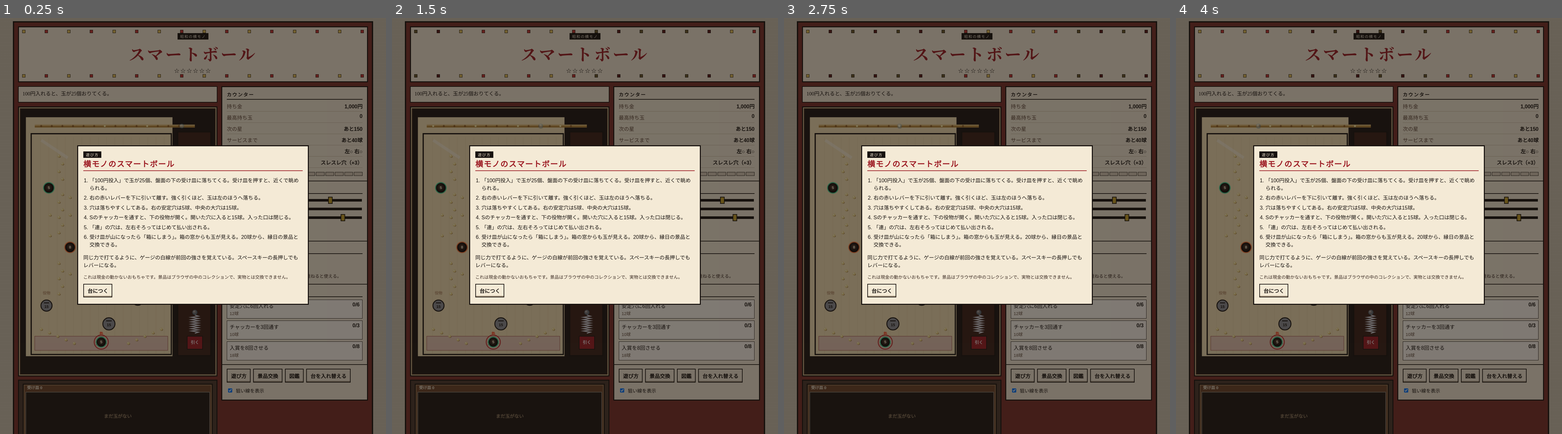
Above: before the commit, frames 1-4 (left to right).
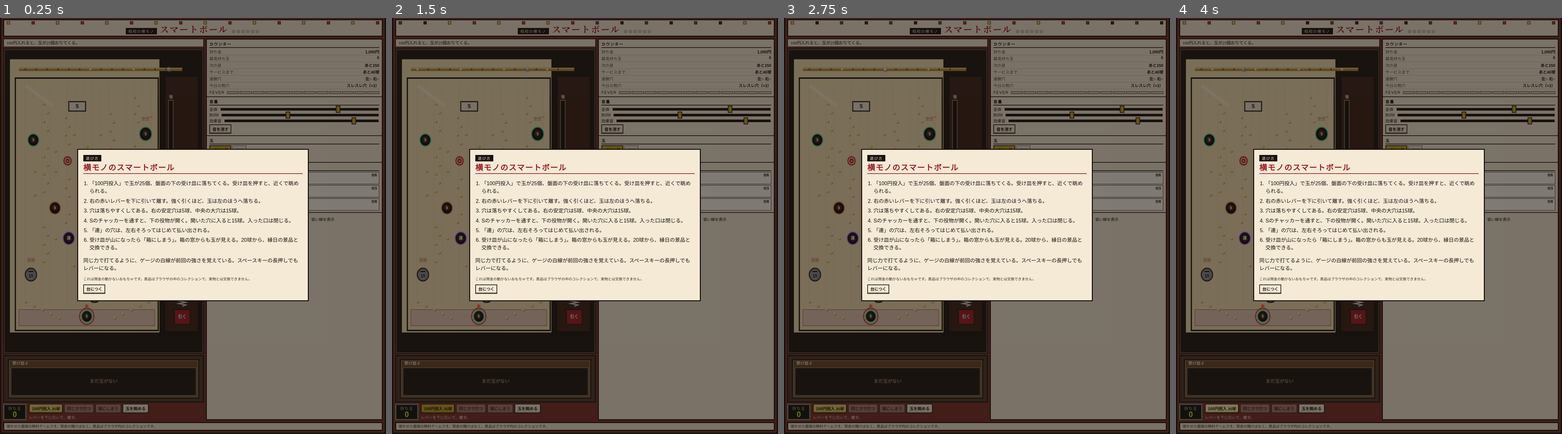
Above: after the commit, the same moments.

Repository: makimaki510151/SmartBall
Game: browser game, page index.html
The game is run twice, just before and just after one commit, with the same random seed, the same clock (stepped at 60 frames per second) and the same inputs.
Inputs (mouse positions are in pixels of both pictures, inside the frame that each line leads up to; where the layout moved, square brackets give the same spot in the first picture):
- Up to frame 1 (0.25 s): no input
- Up to frame 2 (1.5 s): click (496, 201) [507, 242] at 0.27 s; hold Down 1.03-1.3 s; tap Space at 1.1 s; hold Left from 1.35 s (still down)
- Up to frame 3 (2.75 s): tap Space at 1.6, 2.1, 2.6 s; release Left at 1.92 s; hold Up 1.97-2.27 s; hold Up 2.32-2.55 s; hold Left from 2.6 s (still down)
- Up to frame 4 (4 s): release Left at 3.03 s; hold Down 3.08-3.42 s; tap Space at 3.1, 3.6 s; hold Down 3.47-3.73 s; hold Left from 3.78 s (still down)

The runs differ from the first frame. In frame 1, 39% of the frame differs, in the area x 0-100%, y 0-100%; in frame 2, 39%; in frame 3, 39%; in frame 4, 39%.

Commit message:
Fit the cabinet into one viewport without page scrolling.
The board, tray, and side plate scale with the window height, and the playfield column stays the width of the board.

Co-authored-by: 巻巻 <makimaki510151@users.noreply.github.com>

Diff:
--- a/css/style.css
+++ b/css/style.css
@@ -10,11 +10,14 @@
 
 * { box-sizing: border-box; }
 
-html, body { overflow-x: hidden; }
+html, body {
+  height: 100%;
+  overflow: hidden;
+}
 
 body {
   margin: 0;
-  min-height: 100vh;
+  height: 100dvh;
   color: var(--ink);
   background-color: #cfc6b2;
   background-image: repeating-linear-gradient(
@@ -32,7 +35,8 @@
   border-radius: 0;
   background: var(--paper);
   color: var(--ink);
-  padding: 0.45rem 0.7rem;
+  padding: 0.22rem 0.45rem;
+  font-size: 0.78rem;
   font-weight: 700;
   box-shadow: inset 0 -3px 0 #a89880;
 }
@@ -47,18 +51,30 @@
 button:focus-visible, input:focus-visible { outline: 2px solid var(--stamp); outline-offset: 2px; }
 
 .app {
-  width: min(1120px, calc(100% - 20px));
-  margin: 16px auto 28px;
-  padding: 12px;
+  width: 100%;
+  height: 100dvh;
+  margin: 0;
+  padding: 6px;
+  display: flex;
+  flex-direction: column;
+  overflow: hidden;
   background: var(--enamel);
   border: 4px solid var(--ink);
 }
 
 .sign {
-  text-align: center;
-  padding: 8px 10px 12px;
-  background: var(--paper);
-  border: 3px solid var(--ink);
+  flex: none;
+  padding: 3px 8px 4px;
+  background: var(--paper);
+  border: 3px solid var(--ink);
+}
+
+.sign-copy {
+  display: flex;
+  align-items: baseline;
+  justify-content: center;
+  gap: 10px;
+  min-width: 0;
 }
 
 .bulb-row { display: flex; justify-content: space-between; gap: 6px; }
@@ -85,37 +101,67 @@
 }
 
 h1 {
-  margin: 6px 0 0;
+  margin: 0;
   font-family: "Shippori Mincho", "Yu Mincho", "Noto Serif CJK JP", serif;
-  font-size: clamp(2rem, 5vw, 3.2rem);
+  font-size: clamp(1.15rem, 2.6vh, 1.7rem);
   font-weight: 700;
   letter-spacing: 0.12em;
+  line-height: 1.1;
   color: var(--stamp);
 }
 
-.stars { margin: 4px 0 0; color: var(--ink); letter-spacing: 0.22em; }
+.stars { margin: 0; color: var(--ink); letter-spacing: 0.16em; font-size: 0.8rem; }
 
 .layout {
-  display: grid;
-  grid-template-columns: minmax(0, 620px) minmax(260px, 1fr);
-  gap: 12px;
-  margin-top: 12px;
-  align-items: start;
+  flex: 1;
+  min-height: 0;
+  display: grid;
+  grid-template-columns: auto minmax(260px, 1fr);
+  gap: 6px;
+  margin-top: 6px;
+  align-items: stretch;
+}
+
+.machine {
+  min-width: 0;
+  min-height: 0;
+  height: 100%;
+  display: flex;
+  justify-content: center;
+}
+
+.stage {
+  height: 100%;
+  min-height: 0;
+  min-width: 0;
+  display: grid;
+  grid-template-rows: auto minmax(0, 1fr) auto auto;
+  gap: 4px;
 }
 
 .speech {
-  min-height: 3.2em;
-  margin: 0 0 12px;
-  padding: 8px 12px;
+  margin: 0;
+  padding: 3px 8px;
   background: var(--paper);
   color: var(--ink);
   border: 2px solid var(--ink);
   font-family: "Shippori Mincho", "Yu Mincho", serif;
+  font-size: 0.82rem;
+  line-height: 1.3;
+  display: -webkit-box;
+  -webkit-line-clamp: 2;
+  -webkit-box-orient: vertical;
+  overflow: hidden;
 }
 
 .board-frame {
   position: relative;
-  padding: 8px;
+  min-height: 0;
+  height: 100%;
+  width: 100%;
+  display: flex;
+  justify-content: center;
+  padding: 4px;
   background: #3a2418;
   box-shadow: inset 0 0 0 3px var(--ink), inset 0 0 0 6px #c8b48a;
 }
@@ -124,18 +170,23 @@
   display: block;
   width: 100%;
   height: auto;
+  max-height: 100%;
   aspect-ratio: 660 / 900;
   background: #1c1612;
   touch-action: none;
   cursor: ns-resize;
 }
 
-.hopper { margin-top: 10px; }
+.speech,
+.hopper,
+.tray { width: 100%; }
+
+.hopper { height: auto; }
 #hopper {
   display: block;
   width: 100%;
   height: auto;
-  aspect-ratio: 640 / 220;
+  aspect-ratio: 640 / 150;
   background: #1c1612;
   cursor: pointer;
   border: 3px solid var(--ink);
@@ -185,16 +236,17 @@
 
 .tray {
   display: grid;
-  grid-template-columns: auto 1fr;
-  gap: 10px 12px;
+  grid-template-columns: auto minmax(0, 1fr);
+  gap: 2px 8px;
   align-items: center;
-  margin-top: 10px;
+  margin: 0;
+  min-width: 0;
 }
 
 .stock-readout {
   grid-row: span 2;
-  min-width: 124px;
-  padding: 6px 10px 8px;
+  min-width: 72px;
+  padding: 2px 6px 3px;
   background: #101208;
   border: 3px solid #8d8f86;
   box-shadow: inset 0 0 0 2px #2a2c24;
@@ -209,7 +261,7 @@
 }
 .stock-readout b {
   display: block;
-  font-size: 3rem;
+  font-size: 1.45rem;
   line-height: 1;
   font-variant-numeric: tabular-nums;
   color: #d6f25a;
@@ -217,7 +269,7 @@
 .stock-readout b.bump { animation: bump 0.18s steps(2); }
 @keyframes bump { 50% { transform: translateY(-2px); } }
 
-.tray-actions, .panel-actions, .ball-types { display: flex; flex-wrap: wrap; gap: 8px; }
+.tray-actions, .panel-actions, .ball-types { display: flex; flex-wrap: wrap; gap: 4px; }
 
 .coin-btn {
   background: var(--brass);
@@ -228,64 +280,85 @@
 }
 .coin-btn:hover { background: #e0bc45; }
 .coin-btn:active { box-shadow: inset 0 3px 0 #8a6e16; }
-.coin-btn small { display: block; font-weight: 700; font-size: 0.75rem; }
+.coin-btn small { display: inline; margin-left: 4px; font-weight: 700; font-size: 0.72rem; }
 .coin-btn.hot { animation: tick 0.7s steps(2) infinite; }
 @keyframes tick { 50% { background: #fff1b0; } }
 
-.aim-readout { grid-column: 2; margin: 0; color: var(--paper); }
+.aim-readout {
+  grid-column: 2;
+  margin: 0;
+  color: var(--paper);
+  font-size: 0.75rem;
+  white-space: nowrap;
+  overflow: hidden;
+  text-overflow: ellipsis;
+}
 
 .panel {
+  min-height: 0;
+  height: 100%;
   display: flex;
   flex-direction: column;
+  overflow: hidden;
   background: var(--paper);
   border: 3px solid var(--ink);
   color: var(--ink);
 }
 
 .panel section {
-  padding: 12px 14px;
+  padding: 5px 8px;
   border-bottom: 2px solid var(--ink);
 }
 .panel section:last-child { border-bottom: 0; }
 
 footer {
-  margin-top: 12px;
-  padding: 10px 12px;
+  flex: none;
+  margin-top: 6px;
+  padding: 3px 8px;
   background: var(--paper);
   border: 3px solid var(--ink);
 }
 
 h2 {
-  margin: 0 0 8px;
-  padding-bottom: 4px;
+  margin: 0 0 3px;
+  padding-bottom: 2px;
   border-bottom: 2px solid var(--ink);
-  font-size: 0.92rem;
-  letter-spacing: 0.16em;
-  color: var(--ink);
-}
-
-.stats { margin: 0; display: grid; gap: 6px; }
+  font-size: 0.75rem;
+  letter-spacing: 0.14em;
+  color: var(--ink);
+}
+
+.stats { margin: 0; display: grid; grid-template-columns: 1fr; gap: 1px; }
 .stats div {
   display: flex;
   justify-content: space-between;
-  gap: 12px;
-  padding-bottom: 4px;
+  gap: 8px;
+  padding-bottom: 1px;
   border-bottom: 1px solid #c8b8a0;
-}
-.stats dt { color: #5c4636; }
-.stats dd { margin: 0; font-weight: 700; font-variant-numeric: tabular-nums; }
-
-.heat-wrap { display: flex; align-items: center; gap: 8px; margin-top: 10px; letter-spacing: 0.12em; }
+  font-size: 0.78rem;
+  min-width: 0;
+}
+.stats dt { color: #5c4636; white-space: nowrap; }
+.stats dd {
+  margin: 0;
+  font-weight: 700;
+  font-variant-numeric: tabular-nums;
+  white-space: nowrap;
+  overflow: hidden;
+  text-overflow: ellipsis;
+}
+
+.heat-wrap { display: flex; align-items: center; gap: 8px; margin-top: 4px; letter-spacing: 0.12em; font-size: 0.75rem; }
 .heat { display: flex; gap: 3px; flex: 1; }
 .heat i {
   flex: 1;
-  height: 12px;
+  height: 8px;
   background: #d7cbb6;
   border: 1px solid var(--ink);
 }
 .heat i.on { background: var(--stamp); }
 
-label { display: flex; align-items: center; gap: 8px; margin: 6px 0; }
+label { display: flex; align-items: center; gap: 8px; margin: 2px 0; font-size: 0.78rem; }
 
 input[type="range"] {
   -webkit-appearance: none;
@@ -317,21 +390,22 @@
   box-shadow: inset 0 -3px 0 #8a6e16;
 }
 
-#missions { list-style: none; margin: 0; padding: 0; display: grid; gap: 6px; }
+#missions { list-style: none; margin: 0; padding: 0; display: grid; gap: 3px; }
 #missions li {
   display: grid;
   grid-template-columns: 1fr auto;
-  gap: 2px 8px;
-  padding: 6px 8px;
+  gap: 0 8px;
+  padding: 2px 6px;
+  font-size: 0.75rem;
   background: #fffaf0;
   border: 1px solid var(--ink);
 }
 #missions small { grid-column: 1 / -1; color: #5c4636; }
 #missions li.done { background: #e4ecd4; }
 
-.check { font-size: 0.92rem; }
-.note, footer p { margin: 8px 0 0; color: #3a2a22; font-size: 0.86rem; line-height: 1.65; }
-footer p { margin: 0; }
+.check { font-size: 0.75rem; margin: 0; }
+.note, footer p { margin: 3px 0 0; color: #3a2a22; font-size: 0.7rem; line-height: 1.35; }
+footer p { margin: 0; white-space: nowrap; overflow: hidden; text-overflow: ellipsis; }
 
 .modal {
   position: fixed;
@@ -402,10 +476,9 @@
 body.fever .sign { background: #fff6d0; }
 
 @media (max-width: 860px) {
-  .layout { grid-template-columns: 1fr; }
-  .tray { grid-template-columns: 1fr; }
-  .stock-readout { grid-row: auto; }
-  .aim-readout { grid-column: auto; }
+  .layout { grid-template-columns: minmax(0, 1fr) minmax(0, 1fr); }
+  .sign-copy { gap: 6px; }
+  h1 { letter-spacing: 0.06em; }
 }
 
 @media (prefers-reduced-motion: reduce) {
--- a/index.html
+++ b/index.html
@@ -20,11 +20,11 @@
         <h1>スマートボール</h1>
         <p class="stars" id="stars" aria-label="獲得した星">☆☆☆☆☆☆</p>
       </div>
-      <div class="bulb-row"></div>
     </header>
 
     <div class="layout">
       <section class="machine">
+        <div class="stage">
         <p class="speech" id="speech" role="status">100円入れると、玉が25個おりてくる。</p>
         <div class="board-frame" id="frame">
           <canvas id="board" width="660" height="900" aria-label="スマートボールの盤面"></canvas>
@@ -32,7 +32,7 @@
           <div class="combo" id="combo" hidden>2 COMBO</div>
         </div>
         <div class="hopper">
-          <canvas id="hopper" width="640" height="220" aria-label="持ち玉の受け皿。クリックすると玉を眺められる"></canvas>
+          <canvas id="hopper" width="640" height="150" aria-label="持ち玉の受け皿。クリックすると玉を眺められる"></canvas>
         </div>
         <div class="tray">
           <div class="stock-readout">
@@ -47,6 +47,7 @@
             <button id="plead" type="button" hidden>店主のサービス</button>
           </div>
           <p class="aim-readout" id="aim">レバーを下に引いて、離す。</p>
+        </div>
         </div>
       </section>
 
@@ -100,7 +101,7 @@
     </div>
 
     <footer>
-      <p>Wikipediaの「スマートボール」にある、寝かせた盤面・100円25球・入賞の払い出し・連勝穴・役物・箱にしまう、を参考にした無料のゲームです。現金の賭けはなく、景品はブラウザ内のコレクションです。</p>
+      <p>寝かせた盤面の無料ゲームです。現金の賭けはなく、景品はブラウザ内のコレクションです。</p>
     </footer>
   </div>
   <div id="modal" class="modal" hidden></div>
--- a/js/main.js
+++ b/js/main.js
@@ -291,7 +291,37 @@
 $("prizes").addEventListener("click", () => openPrizes("prizes"));
 $("book").addEventListener("click", () => openPrizes("book"));
 
-window.addEventListener("resize", () => game.resize());
+function fitStage() {
+  const stage = document.querySelector(".stage");
+  const frame = document.getElementById("frame");
+  if (!stage || !frame) return;
+  let width = Math.max(240, Math.round(stage.parentElement.clientHeight * 0.62));
+  for (let i = 0; i < 5; i += 1) {
+    stage.style.width = `${width}px`;
+    const cs = getComputedStyle(frame);
+    const padX = parseFloat(cs.paddingLeft) + parseFloat(cs.paddingRight);
+    const padY = parseFloat(cs.paddingTop) + parseFloat(cs.paddingBottom);
+    const contentH = Math.max(80, frame.clientHeight - padY);
+    const next = Math.round(contentH * (660 / 900) + padX);
+    if (Math.abs(next - width) < 3) {
+      width = next;
+      break;
+    }
+    width = next;
+  }
+  const cap = Math.max(240, Math.round(window.innerWidth * 0.52));
+  stage.style.width = `${Math.max(240, Math.min(width, cap))}px`;
+}
+
+window.addEventListener("resize", () => {
+  game.resize();
+  fitStage();
+  requestAnimationFrame(fitStage);
+});
+requestAnimationFrame(() => {
+  fitStage();
+  requestAnimationFrame(fitStage);
+});
 syncAudioControls();
 game.start();
 
--- a/js/render.js
+++ b/js/render.js
@@ -284,7 +284,7 @@
   ctx.restore();
 }
 
-export const HOPPER = { w: 640, h: 220 };
+export const HOPPER = { w: 640, h: 150 };
 export const GAZE = { w: 900, h: 540 };
 
 function packRows(count, width, r) {
